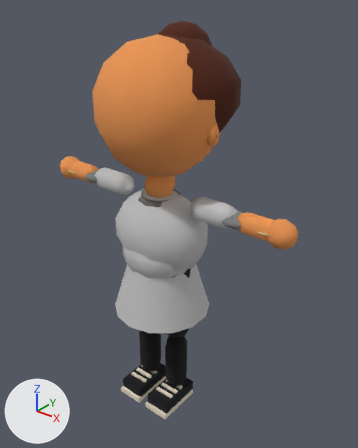
Before and after pictures for a commit that changed the glTF model public/v2/models/kid_peaches.glb.
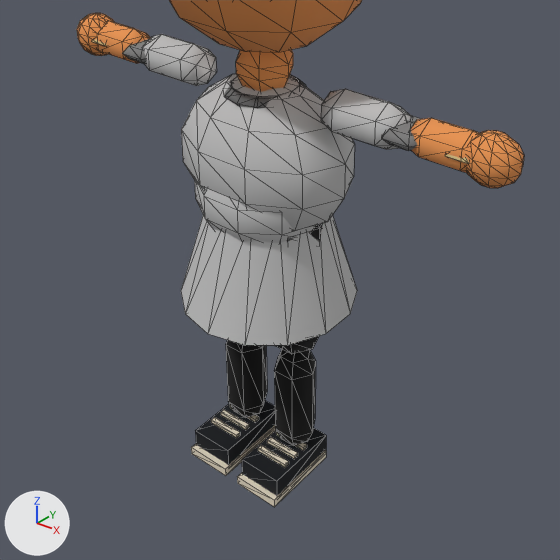
Each version appears first whole from a camera (50 mm lens) standing at (3.05, -3.51, 4.4) and looking at (0.08, 0.2, 2.1), and next in a close-up on the part from 5% to 89% of the width and 33% to 100% of the height. The axes (+X, +Y, +Z) are drawn at lower left. The lights are the same throughout. The older version's two pictures come first. The close-ups show mesh edges as thin lines. Objects named as collision shapes, trigger or cutter boxes, shadow casters or lower levels of detail are left out. Vertices at exactly the same position are counted once.

The first close-up shows 'kid_peaches_LOD0'.
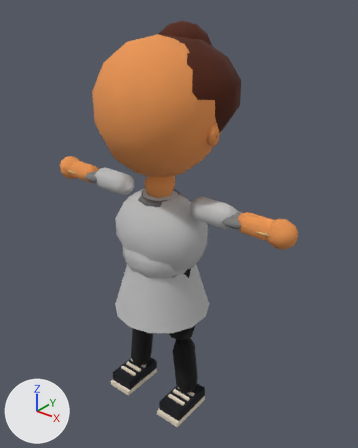
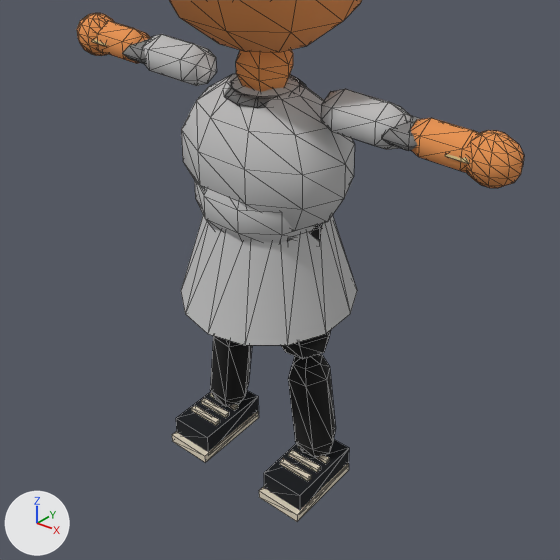
Boxes (x1, y1, x2, y2) around the edits, measured in the close-ups (560 x 560 px; the box of a moved part takes in the faces that stretch with it):
'kid_peaches_LOD0', reshaped: before (77, 0, 524, 507); after (77, 0, 524, 521)
part 1 of me_kid_peaches_lod0, moved or reshaped: before (226, 340, 267, 418); after (210, 336, 252, 407)
part 2 of me_kid_peaches_lod0, moved or reshaped: before (274, 336, 319, 446); after (281, 330, 336, 458)
part 3 of me_kid_peaches_lod0, moved or reshaped: before (195, 401, 275, 465); after (176, 390, 258, 452)
part 4 of me_kid_peaches_lod0, moved or reshaped: before (191, 425, 276, 476); after (172, 411, 259, 462)
part 5 of me_kid_peaches_lod0, moved or reshaped: before (230, 405, 259, 422); after (210, 393, 238, 410)
part 6 of me_kid_peaches_lod0, moved or reshaped: before (221, 410, 249, 430); after (201, 398, 229, 418)
part 7 of me_kid_peaches_lod0, moved or reshaped: before (211, 417, 240, 438); after (192, 405, 220, 425)
part 8 of me_kid_peaches_lod0, moved or reshaped: before (242, 428, 326, 496); after (264, 440, 349, 510)
part 9 of me_kid_peaches_lod0, moved or reshaped: before (237, 450, 326, 507); after (259, 463, 349, 521)
part 10 of me_kid_peaches_lod0, moved or reshaped: before (276, 432, 307, 451); after (298, 446, 329, 464)
part 11 of me_kid_peaches_lod0, moved or reshaped: before (267, 437, 298, 459); after (289, 450, 321, 472)
part 12 of me_kid_peaches_lod0, moved or reshaped: before (258, 445, 289, 467); after (280, 458, 311, 481)

Edits to the bpy script that builds the scene:
```text
Change me_kid_peaches_lod0:
    where me_kid_peaches_lod0.from_pydata(...)  # 1328 vertices, 2134 faces; spans x -1.51..1.51, y -0.57..0.72, z -0.06..4.09
    used by ob_kid_peaches_lod0; location = (0.0, 0.0, 0.0)
    me_kid_peaches_lod0 part 1: the loose piece of 67 vertices spanning x -0.39..-0.01, y -0.16..0.16, z 0.1..1.6 is turned 6.7 degrees about the y axis through its middle and scaled by 1.01, then moved by (-0.09, 0.0, 0.0)
    me_kid_peaches_lod0 part 2: the loose piece of 67 vertices spanning x 0.01..0.39, y -0.16..0.16, z 0.1..1.6 is turned -6.7 degrees about the y axis through its middle and scaled by 1.01, then moved by (0.09, 0.0, 0.0)
    me_kid_peaches_lod0 part 3: the loose piece of 8 vertices spanning x -0.34..-0.06, y -0.35..0.14, z -0.04..0.11 is moved by (-0.18, 0.0, 0.0)
    me_kid_peaches_lod0 part 4: the loose piece of 8 vertices spanning x -0.35..-0.05, y -0.39..0.13, z -0.06..-0.01 is moved by (-0.18, 0.0, 0.0)
    me_kid_peaches_lod0 part 5: the loose piece of 8 vertices spanning x -0.31..-0.09, y -0.06..-0.02, z 0.11..0.14 is moved by (-0.18, 0.0, 0.0)
    me_kid_peaches_lod0 part 6: the loose piece of 8 vertices spanning x -0.31..-0.09, y -0.15..-0.11, z 0.11..0.14 is moved by (-0.18, 0.0, 0.0)
    me_kid_peaches_lod0 part 7: the loose piece of 8 vertices spanning x -0.31..-0.09, y -0.24..-0.2, z 0.11..0.14 is moved by (-0.18, 0.0, 0.0)
    me_kid_peaches_lod0 part 8: the loose piece of 8 vertices spanning x 0.06..0.34, y -0.35..0.14, z -0.04..0.11 is moved by (0.18, 0.0, 0.0)
    me_kid_peaches_lod0 part 9: the loose piece of 8 vertices spanning x 0.05..0.35, y -0.39..0.13, z -0.06..-0.01 is moved by (0.18, 0.0, 0.0)
    me_kid_peaches_lod0 part 10: the loose piece of 8 vertices spanning x 0.09..0.31, y -0.06..-0.02, z 0.11..0.14 is moved by (0.18, 0.0, 0.0)
    me_kid_peaches_lod0 part 11: the loose piece of 8 vertices spanning x 0.09..0.31, y -0.15..-0.11, z 0.11..0.14 is moved by (0.18, 0.0, 0.0)
    me_kid_peaches_lod0 part 12: the loose piece of 8 vertices spanning x 0.09..0.31, y -0.24..-0.2, z 0.11..0.14 is moved by (0.18, 0.0, 0.0)
```
